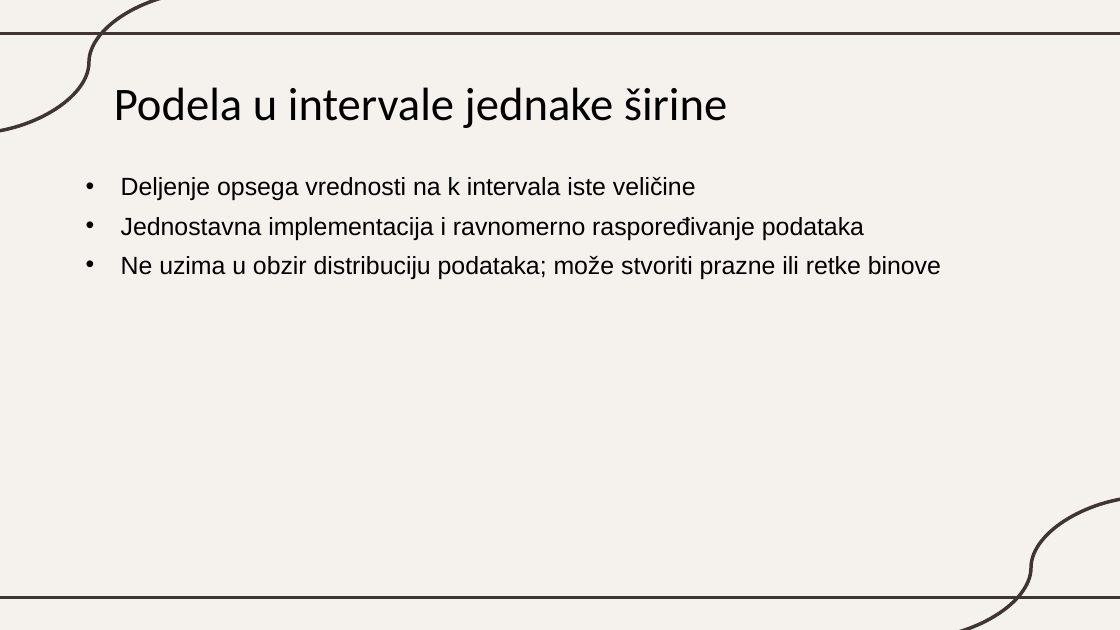
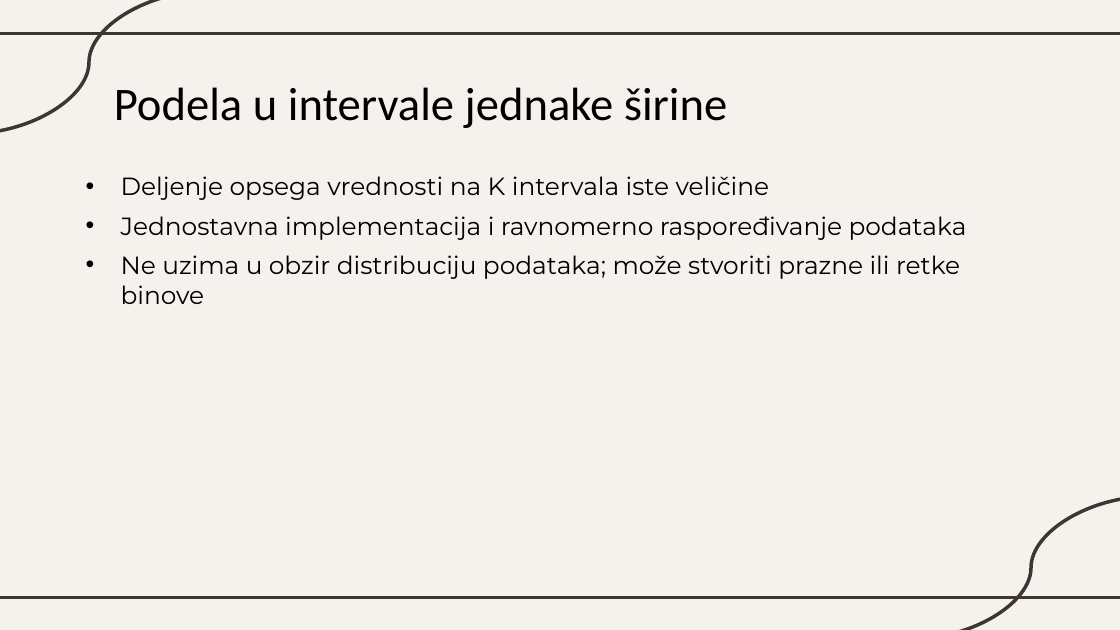
Before and after one commit to katarinaast/Data-transformation-in-machine-learning, a slide deck: slide 22 of Transformacija podataka.pptx. Drawn at 1120x630 pixels with LibreOffice and Linux fonts; fonts in the diff are those of the drawing. Boxes give left, top, right and bottom in pixels: in the first picture for what was removed or moved away, otherwise in the second. Text is boxed around its words. In the diff, an @@ line names an element or a change of style, - is before the commit and + after.

```diff
--- a/Transformacija podataka.pptx
+++ b/Transformacija podataka.pptx
@@ text at bbox=[121, 176, 770, 200]: text changed; font Arial to Montserrat @@
-• Deljenje opsega vrednosti na k intervala iste veličine
+• Deljenje opsega vrednosti na K intervala iste veličine
@@ text at bbox=[121, 216, 967, 304]: font Arial to Montserrat in "Jednostavna implementacija i ravnomerno raspoređivanje podat ...", "Ne uzima u obzir distribuciju podataka; može ..." @@
```
Also in this commit, not shown: 30 other slides changed.
